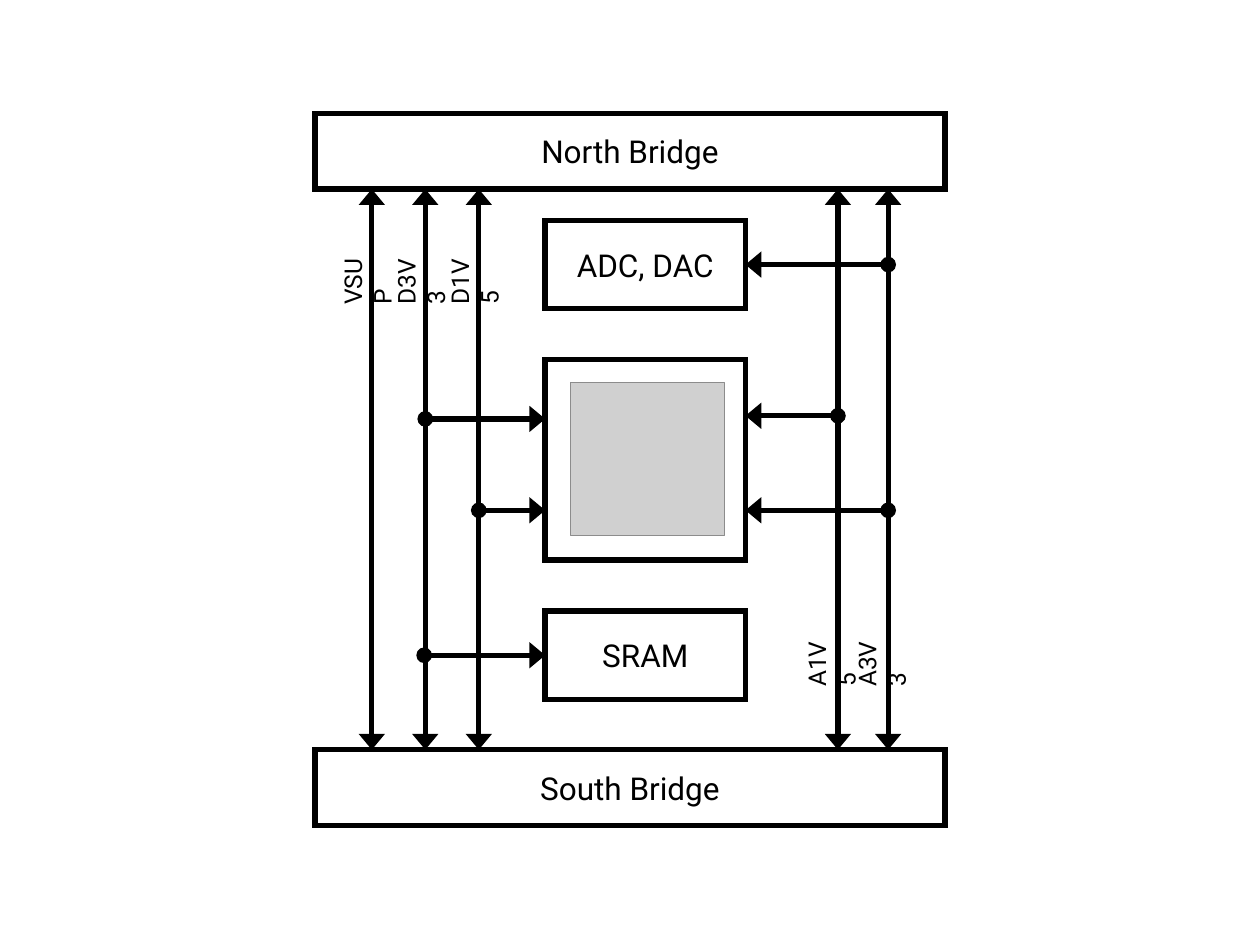
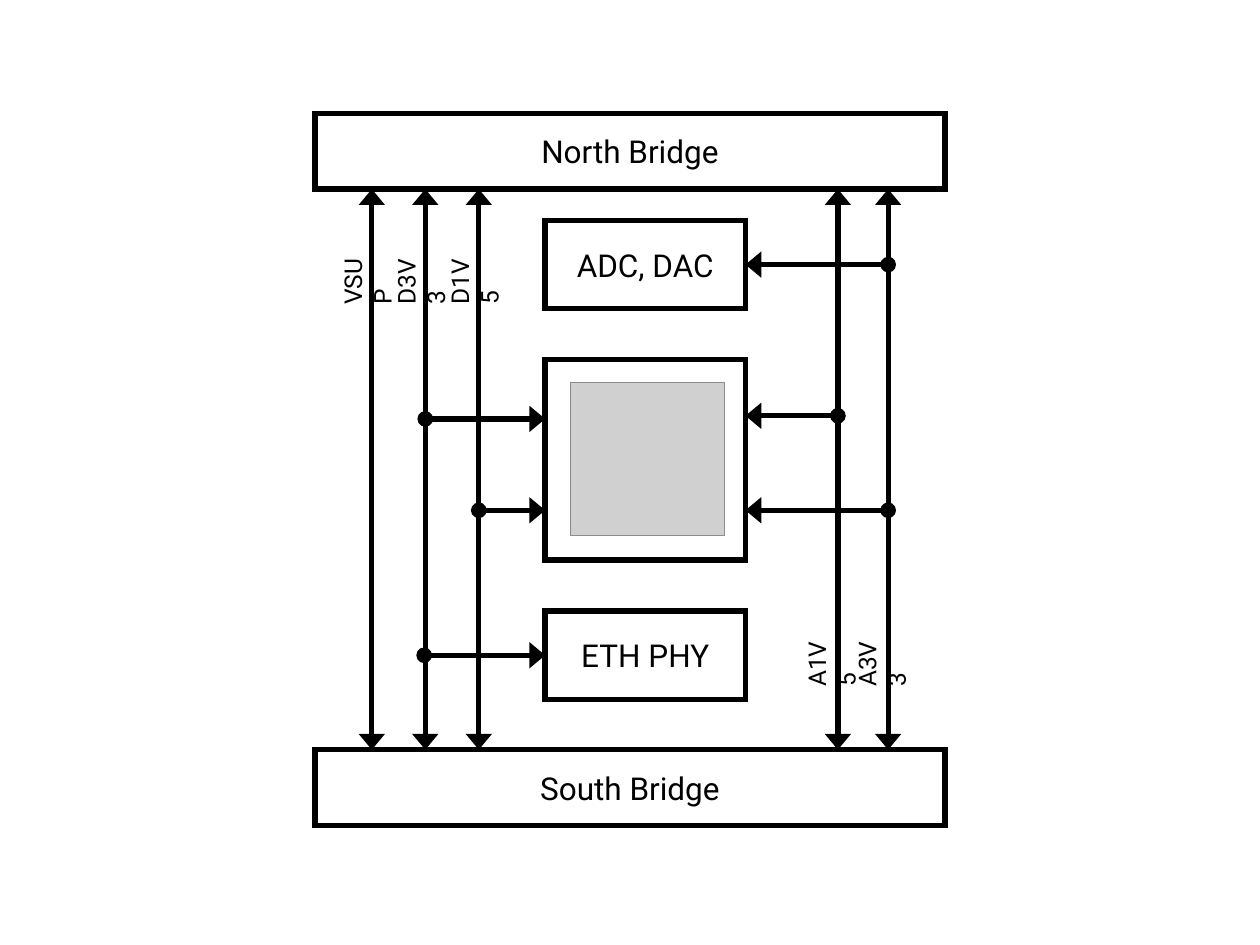
Before and after one commit to marmote/marmote, a slide deck: slide 4 of hardware/MainBoard/Misc/BlockDiagram.pptx (slide 5 before the commit). Drawn at 1260x945 pixels with LibreOffice and Linux fonts; fonts in the diff are those of the drawing; grey boxes stand for pictures. Boxes give left, top, right and bottom in pixels: in the first picture for what was removed or moved away, otherwise in the second. Text is boxed around its words. In the diff, an @@ line names an element or a change of style, - is before the commit and + after.

```diff
--- a/hardware/MainBoard/Misc/BlockDiagram.pptx
+++ b/hardware/MainBoard/Misc/BlockDiagram.pptx
@@ text in rectangle at (581,644,709,667): text changed @@
-SRAM
+ETH PHY
```
Also in this commit, not shown: 1 other slide changed, 9 slides added.
